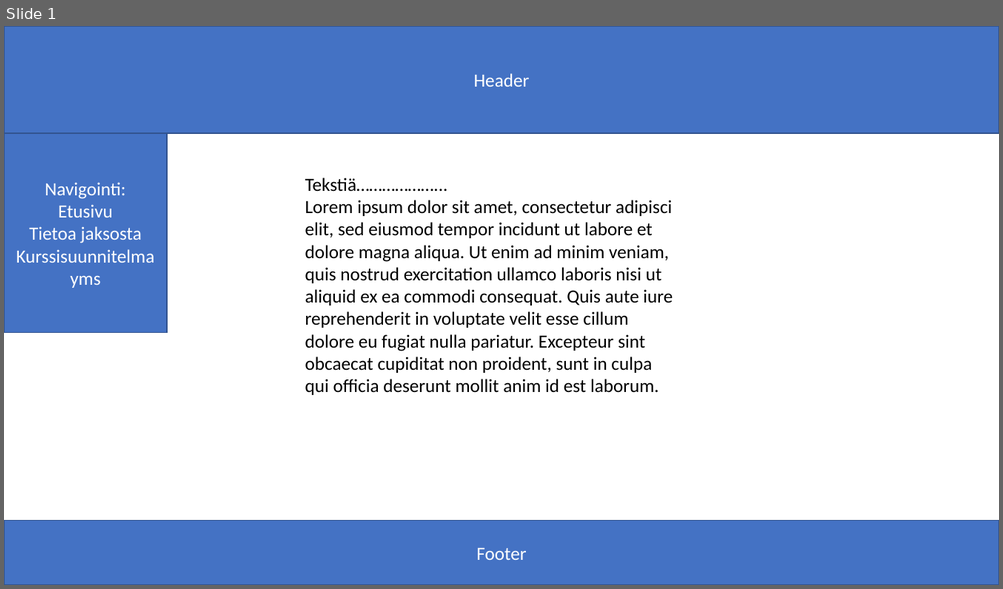
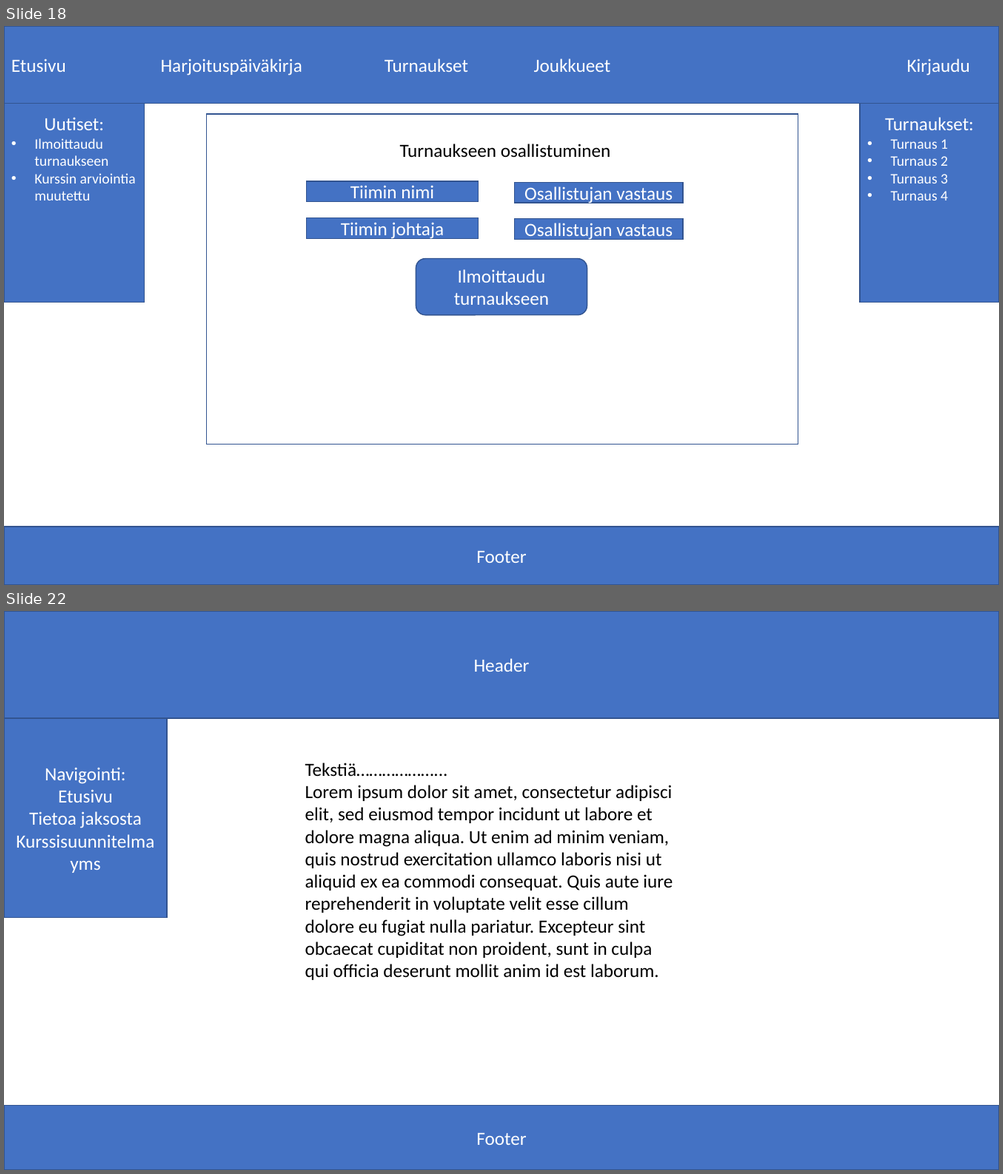
Before and after one commit to KalleVuoristo/Kouluhommat, a slide deck: eurheilu_projekti/pikaluonnos.pptx. Shown one above the other, each under a label of ours: slide 1 before the commit, slides 18 and 22 after it; the slides between them are not shown. The pictures are 1003x589 and 1003x1174 pixels, drawn with LibreOffice and Linux fonts; fonts in the diff are those of the drawing; background and template pictures are left out. Boxes give left, top, right and bottom in pixels: in the first picture for what was removed or moved away, otherwise in the second. Text is boxed around its words. In the diff, an @@ line names an element or a change of style, - is before the commit and + after.

```diff
--- a/eurheilu_projekti/pikaluonnos.pptx
+++ b/eurheilu_projekti/pikaluonnos.pptx
@@ slide 18 added at (x1=4, y1=26, x2=999, y2=585), background picture (left out) @@
@@ rectangle added at (x1=4, y1=26, x2=999, y2=104), fill #4472C4, outline #325491 1 pt, 18 pt, text #FFFFFF @@
+Etusivu Harjoituspäiväkirja Turnaukset Joukkueet Kirjaudu
@@ rectangle added at (x1=4, y1=104, x2=145, y2=303), fill #4472C4, outline #325491 1 pt, 14 pt, text #FFFFFF @@
+Uutiset:
+• Ilmoittaudu turnaukseen
+• Kurssin arviointia muutettu
@@ rectangle added at (x1=206, y1=114, x2=798, y2=445), fill #FFFFFF, outline #325491 1 pt @@
@@ rectangle added at (x1=859, y1=104, x2=999, y2=303), fill #4472C4, outline #325491 1 pt, 14 pt, text #FFFFFF @@
+Turnaukset:
+• Turnaus 1
+• Turnaus 2
+• Turnaus 3
+• Turnaus 4
@@ text added at (x1=400, y1=144, x2=611, y2=158), 18 pt, text #000000 @@
+Turnaukseen osallistuminen
@@ rectangle added at (x1=306, y1=181, x2=478, y2=202), fill #4472C4, outline #325491 1 pt, 18 pt, text #FFFFFF @@
+Tiimin nimi
@@ rectangle added at (x1=515, y1=183, x2=683, y2=204), fill #4472C4, outline #325491 1 pt, 18 pt, text #FFFFFF @@
+Osallistujan vastaus
@@ rectangle added at (x1=306, y1=218, x2=478, y2=239), fill #4472C4, outline #325491 1 pt, 18 pt, text #FFFFFF @@
+Tiimin johtaja
@@ rectangle added at (x1=515, y1=219, x2=683, y2=240), fill #4472C4, outline #325491 1 pt, 18 pt, text #FFFFFF @@
+Osallistujan vastaus
@@ rounded rectangle added at (x1=416, y1=259, x2=586, y2=315), fill #4472C4, outline #325491 1 pt, 18 pt, text #FFFFFF @@
+Ilmoittaudu turnaukseen
@@ rectangle added at (x1=4, y1=528, x2=999, y2=585), fill #4472C4, outline #325491 1 pt, 18 pt, text #FFFFFF @@
+Footer
@@ what was slide 1 is now slide 22 @@
```
Also in this commit, not shown: 20 other slides added.
